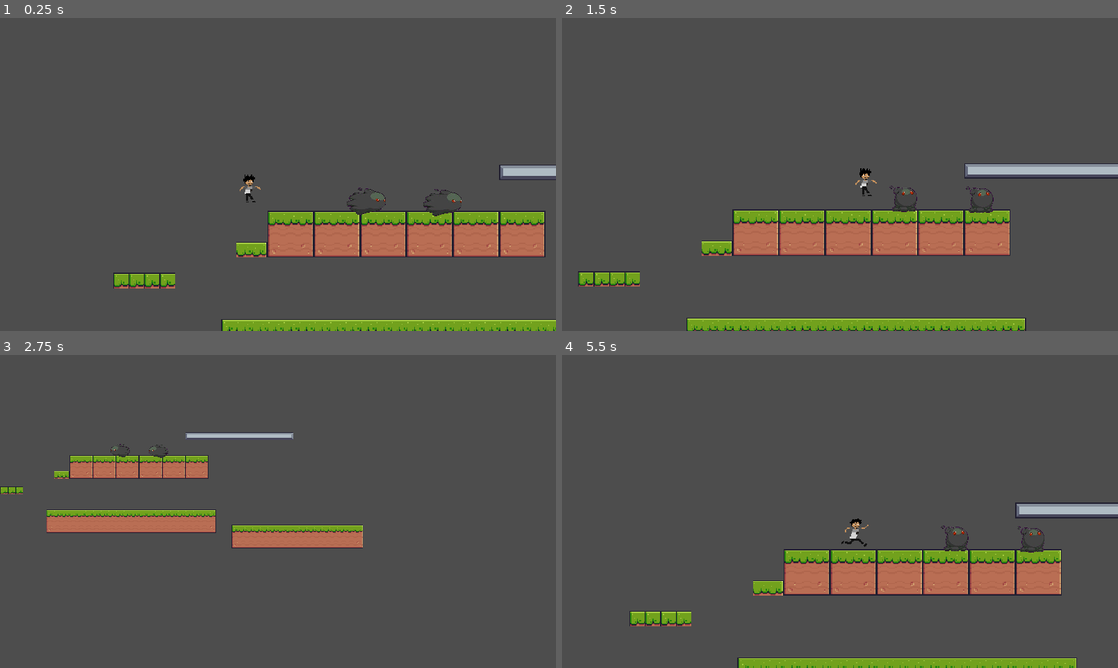
Above: before the commit, frames 1-4 (two rows, left to right).
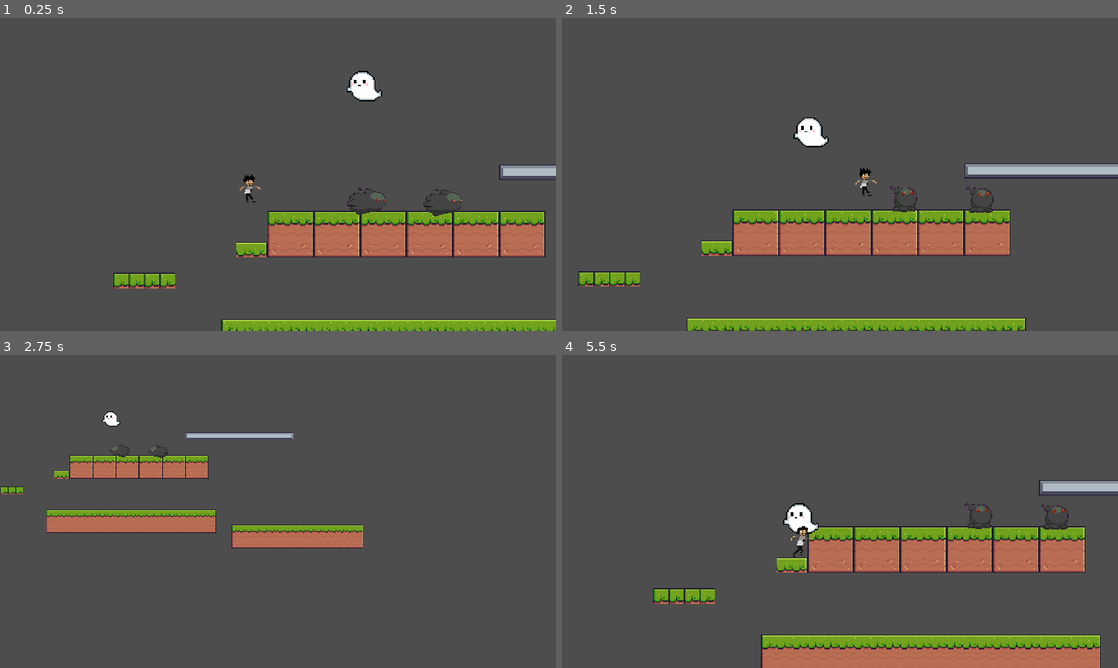
Above: after the commit, the same moments.

Repository: HeyNeek/rons_odyssey
Game: Godot game, scene res://scenes/levels/test_level.tscn
The game is run twice, just before and just after one commit, with the same random seed, the same clock (stepped at 60 frames per second) and the same inputs.
Inputs:
- Up to frame 1 (0.25 s): no input
- Up to frame 2 (1.5 s): hold D (move_right) from 0.53 s (still down); tap Space (jump) at 0.6, 0.77, 1.07 s; tap Shift (sprint) at 1.35 s
- Up to frame 3 (2.75 s): tap Space (jump) at 1.52, 1.55, 1.82, 2.1 s; tap Enter at 2 s; release D (move_right) at 2.03 s; hold A (move_left) from 2.03 s (still down)
- Up to frame 4 (5.5 s): release A (move_left) at 2.78 s; hold D (move_right) 2.78-4.28 s; tap Shift (sprint) at 2.85, 4.35 s; tap Space (jump) at 3.02, 3.05, 3.32, 3.6, 3.77, 4.07, 4.52, 4.55, 4.82, 5.1 s; tap Escape (reset_level) at 3.5 s; hold A (move_left) 4.28-5.03 s; hold D (move_right) from 5.03 s (still down)

The runs differ from the first frame. In frame 1, 0.4% of the frame differs, in the area x 62-69%, y 16-27%; in frame 2, 0.4%; in frame 3, 0.1%; in frame 4, 21%, in the area x 12-100%, y 40-100%.

Commit message:
added ghost enemy that chases player, needs more refinement

Diff:
--- /dev/null
+++ b/scenes/characters/ghost.tscn
@@ -0,0 +1,31 @@
+[gd_scene load_steps=5 format=3 uid="uid://bs57kavjdlo1l"]
+
+[ext_resource type="Script" path="res://scripts/ghost.gd" id="1_ytjar"]
+[ext_resource type="Texture2D" uid="uid://ds0x0j36ngucs" path="res://assets/sprites/enemies/ghost_sprite.png" id="2_dnd2q"]
+
+[sub_resource type="CircleShape2D" id="CircleShape2D_ljl0l"]
+radius = 11.0
+
+[sub_resource type="CircleShape2D" id="CircleShape2D_23x1u"]
+radius = 13.0384
+
+[node name="Ghost" type="Node2D"]
+script = ExtResource("1_ytjar")
+
+[node name="CharacterBody2D" type="CharacterBody2D" parent="."]
+
+[node name="Sprite2D" type="Sprite2D" parent="CharacterBody2D"]
+scale = Vector2(0.1875, 0.1875)
+texture = ExtResource("2_dnd2q")
+
+[node name="CollisionShape2D" type="CollisionShape2D" parent="CharacterBody2D"]
+position = Vector2(-2, -1)
+shape = SubResource("CircleShape2D_ljl0l")
+
+[node name="DamageArea" type="Area2D" parent="."]
+
+[node name="CollisionShape2D" type="CollisionShape2D" parent="DamageArea"]
+position = Vector2(-2, -1)
+shape = SubResource("CircleShape2D_23x1u")
+
+[connection signal="body_entered" from="DamageArea" to="." method="_on_damage_area_body_entered"]
--- a/scenes/characters/player.tscn
+++ b/scenes/characters/player.tscn
@@ -263,7 +263,7 @@
 scale_max = 2.0
 color = Color(0, 0.960784, 1, 1)
 
-[node name="Player" type="CharacterBody2D"]
+[node name="Player" type="CharacterBody2D" groups=["player"]]
 script = ExtResource("1_ux2xd")
 
 [node name="AnimatedSprite2D" type="AnimatedSprite2D" parent="."]
--- a/scenes/levels/test_level.tscn
+++ b/scenes/levels/test_level.tscn
@@ -1,9 +1,10 @@
-[gd_scene load_steps=5 format=3 uid="uid://dcen4vgq1lau3"]
+[gd_scene load_steps=6 format=3 uid="uid://dcen4vgq1lau3"]
 
 [ext_resource type="Script" path="res://scripts/test_level.gd" id="1_120wk"]
 [ext_resource type="PackedScene" uid="uid://b0yfxh4x4ya6a" path="res://scenes/characters/player.tscn" id="2_4vjpf"]
 [ext_resource type="PackedScene" uid="uid://u8no0kxknnig" path="res://scenes/utils/tile_map.tscn" id="3_6xcdm"]
 [ext_resource type="PackedScene" uid="uid://bx4qgfdkjhf7x" path="res://scenes/characters/animated_slime.tscn" id="4_tpn30"]
+[ext_resource type="PackedScene" uid="uid://bs57kavjdlo1l" path="res://scenes/characters/ghost.tscn" id="5_cmtyb"]
 
 [node name="TestLevel" type="Node2D"]
 script = ExtResource("1_120wk")
@@ -20,3 +21,6 @@
 
 [node name="AnimatedSlime2" parent="." instance=ExtResource("4_tpn30")]
 position = Vector2(300, 201)
+
+[node name="Ghost" parent="." instance=ExtResource("5_cmtyb")]
+position = Vector2(254, 71)
--- a/scripts/enemy_slime.gd
+++ b/scripts/enemy_slime.gd
@@ -48,8 +48,9 @@
 	is_idle = false
 
 func _on_weak_spot_area_body_entered(body: CharacterBody2D) -> void:
-	body.jump(275)
-	queue_free()
+	if body is Player:
+		body.jump(275)
+		queue_free()
 
 func _on_damage_area_body_entered(body: CharacterBody2D) -> void:
 	if body is Player:
--- /dev/null
+++ b/scripts/ghost.gd
@@ -0,0 +1,21 @@
+extends Node2D
+
+@onready var ghost: CharacterBody2D = $CharacterBody2D
+
+var player: CharacterBody2D
+var speed: float = 50.0
+
+func _ready() -> void:
+	player = get_tree().get_nodes_in_group("player")[0] as CharacterBody2D
+
+func _process(delta: float) -> void:
+	if is_instance_valid(player):
+		var direction: Vector2 = (player.global_position - ghost.global_position).normalized()
+		ghost.velocity = direction * speed
+		ghost.move_and_slide()
+	else:
+		ghost.velocity = Vector2.ZERO
+
+func _on_damage_area_body_entered(body: CharacterBody2D) -> void:
+	if body is Player:
+		body.queue_free()
Binary file added: assets/sprites/enemies/ghost_sprite.png
Not shown, added: assets/sprites/enemies/ghost_sprite.png.import
